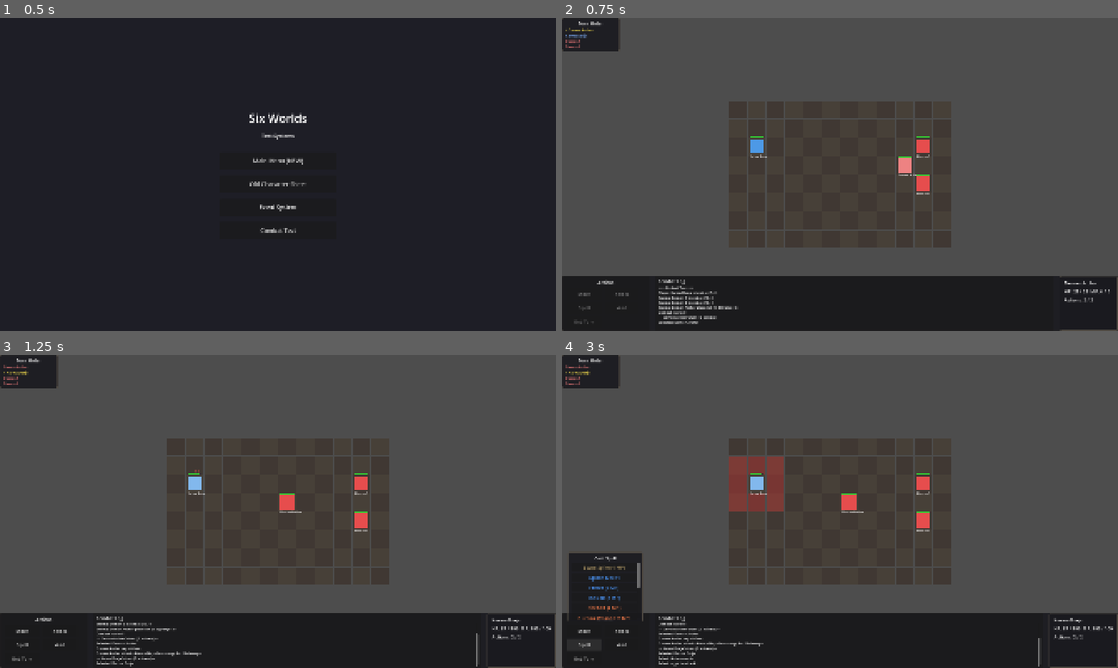
Above: before the commit, frames 1-4 (two rows, left to right).
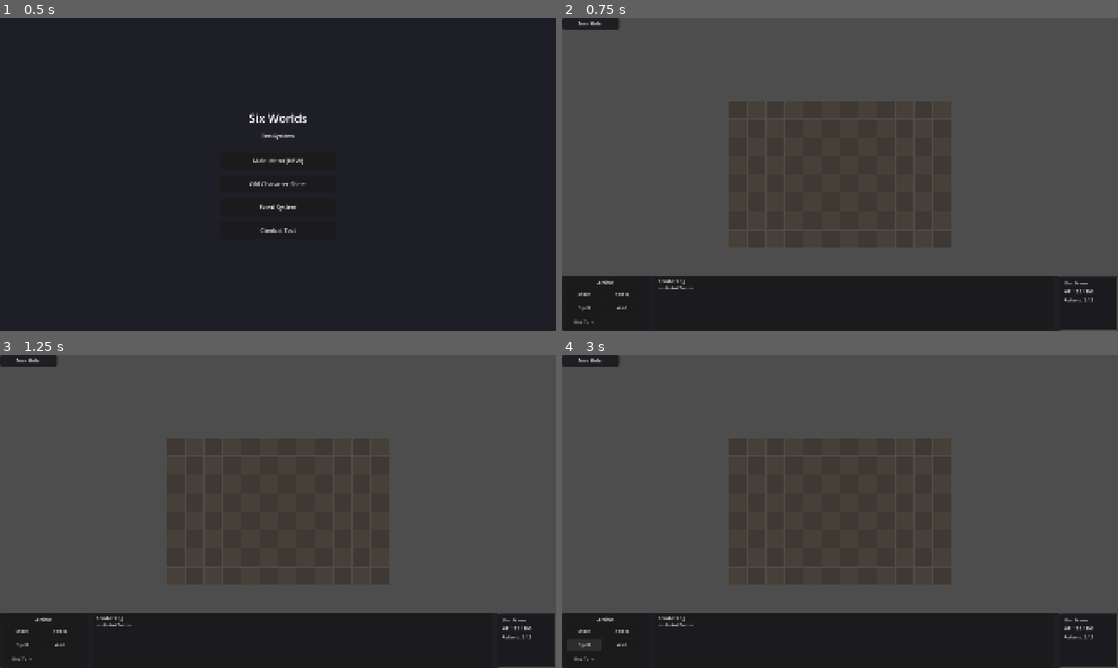
Above: after the commit, the same moments.

Repository: olstach/six_worlds
Game: Godot game, scene res://scenes/ui/test_launcher.tscn
The game is run twice, just before and just after one commit, with the same random seed, the same clock (stepped at 60 frames per second) and the same inputs.
Inputs:
- Up to frame 1 (0.5 s): no input
- Up to frame 2 (0.75 s): click "Combat Test" at 0.5 s
- Up to frame 3 (1.25 s): no input
- Up to frame 4 (3 s): click "Move" at 1.25 s; click "Attack" at 2 s; click "Spell" at 2.75 s

Frame 1 is identical in both runs. In frame 2, 2.0% of the frame differs, in the area x 0-99%, y 3-98%; in frame 3, 2.0%; in frame 4, 5.9%, in the area x 0-100%, y 3-100%.
Error after the commit: Parse Error: Identifier "status_effects" not declared in the current scope. (res://scripts/combat/combat_unit.gd:186)

Commit message:
implement status effect tick processing
- DoT effects (burning, poisoned, bleeding) deal damage at turn start
- Healing over time (regenerating) heals at turn start
- Incapacitating effects (frozen, stunned, knocked_down) skip turn
- Duration tracking and automatic effect expiration
- Visual status indicators on units (emoji icons)
- Buff/debuff duration tick processing
- New signals: status_effect_triggered, status_effect_expired
- New spells: Immolate (80% burn), Poison Dart (70% poison)
- Updated Fireball to have 40% burn chance
- Wanderer now has black:1 skill for testing

https://claude.ai/code/session_01J7UJjeK5yEf2VudmoBjT16

Diff:
--- a/resources/data/spells.json
+++ b/resources/data/spells.json
@@ -82,9 +82,36 @@
 			"targeting": "aoe_circle",
 			"aoe_radius": 1,
 			"effects": [
-				{"type": "damage", "element": "fire", "base_value": 18}
-			],
-			"description": "A classic explosive ball of fire that damages all in the area."
+				{"type": "damage", "element": "fire", "base_value": 18},
+				{"type": "status", "status": "burning", "duration": 2, "chance": 40}
+			],
+			"description": "A classic explosive ball of fire that damages all in the area. May ignite targets."
+		},
+		"immolate": {
+			"name": "Immolate",
+			"schools": ["fire", "sorcery"],
+			"level": 2,
+			"mana_cost": 8,
+			"range": 4,
+			"targeting": "single",
+			"effects": [
+				{"type": "damage", "element": "fire", "base_value": 6},
+				{"type": "status", "status": "burning", "duration": 3, "chance": 80}
+			],
+			"description": "Set the target ablaze with magical fire."
+		},
+		"poison_dart": {
+			"name": "Poison Dart",
+			"schools": ["black", "sorcery"],
+			"level": 1,
+			"mana_cost": 4,
+			"range": 5,
+			"targeting": "single",
+			"effects": [
+				{"type": "damage", "element": "physical", "base_value": 4},
+				{"type": "status", "status": "poisoned", "duration": 3, "chance": 70}
+			],
+			"description": "A dart coated in vile poison."
 		},
 		"burning_weapon": {
 			"name": "Burning Weapon",
--- a/scripts/autoload/character_system.gd
+++ b/scripts/autoload/character_system.gd
@@ -159,6 +159,7 @@
 			set_skill_level(character, "fire_magic", 2)  # For testing spells
 			set_skill_level(character, "sorcery", 2)     # For testing spells
 			set_skill_level(character, "white", 1)       # For testing healing
+			set_skill_level(character, "black", 1)       # For testing status effects
 		"scholar":
 			set_skill_level(character, "focus", 2)
 			set_skill_level(character, "sorcery", 1)
--- a/scripts/autoload/combat_manager.gd
+++ b/scripts/autoload/combat_manager.gd
@@ -21,6 +21,8 @@
 signal unit_bleeding_out(unit: Node, turns_remaining: int)
 signal action_used(unit: Node, actions_remaining: int)
 signal spell_cast(caster: Node, spell: Dictionary, targets: Array, results: Array)
+signal status_effect_triggered(unit: Node, effect_name: String, value: int, effect_type: String)
+signal status_effect_expired(unit: Node, effect_name: String)
 
 # Combat state
 var combat_active: bool = false
@@ -149,6 +151,21 @@
 			return
 
 		# Bleeding out units skip their turn
+		_advance_turn()
+		return
+
+	# Process status effects at turn start (DoT, healing, duration tick)
+	var skip_turn = _process_status_effects(unit)
+
+	# Check if unit died from status effect damage
+	if unit.current_hp <= 0 and not unit.is_bleeding_out:
+		_start_bleed_out(unit)
+		_advance_turn()
+		return
+
+	# Skip turn if incapacitated (frozen, stunned, knocked down)
+	if skip_turn:
+		print(unit.unit_name, " is incapacitated and cannot act!")
 		_advance_turn()
 		return
 
@@ -801,6 +818,115 @@
 	return removed
 
 
+## Process status effects at turn start
+## Returns true if the unit should skip their turn (incapacitated)
+func _process_status_effects(unit: Node) -> bool:
+	if not "status_effects" in unit or unit.status_effects.is_empty():
+		return false
+
+	var skip_turn = false
+	var effects_to_remove: Array[int] = []
+
+	for i in range(unit.status_effects.size()):
+		var effect = unit.status_effects[i]
+		var status_name = effect.get("status", "")
+		var effect_def = _status_effects.get(status_name, {})
+
+		# Process effect based on type
+		if effect_def.get("damage_per_turn", 0) > 0:
+			# Damage over time (burning, poisoned, bleeding)
+			var damage = effect_def.damage_per_turn
+			# Use value from effect if present (for variable damage)
+			if effect.get("value", 0) > 0:
+				damage = effect.value
+			var element = effect_def.get("element", "physical")
+			apply_damage(unit, damage, element)
+			status_effect_triggered.emit(unit, status_name, damage, "damage")
+			print("%s takes %d %s damage from %s!" % [unit.unit_name, damage, element, status_name])
+
+		elif effect_def.get("heal_per_turn", false):
+			# Healing over time (regenerating)
+			var heal_amount = effect.get("value", 5)  # Default 5 if not specified
+			unit.heal(heal_amount)
+			unit_healed.emit(unit, heal_amount)
+			status_effect_triggered.emit(unit, status_name, heal_amount, "heal")
+			print("%s regenerates %d HP!" % [unit.unit_name, heal_amount])
+
+		# Check for incapacitating effects
+		if effect_def.get("blocks_actions", false):
+			skip_turn = true
+
+		# Decrement duration
+		effect.duration -= 1
+
+		# Mark for removal if expired
+		if effect.duration <= 0:
+			effects_to_remove.append(i)
+
+	# Remove expired effects (in reverse order to maintain indices)
+	effects_to_remove.reverse()
+	for idx in effects_to_remove:
+		var expired_effect = unit.status_effects[idx]
+		var status_name = expired_effect.get("status", "")
+		unit.status_effects.remove_at(idx)
+		status_effect_expired.emit(unit, status_name)
+		print("%s is no longer %s" % [unit.unit_name, status_name])
+
+	# Also process stat modifiers (buff/debuff duration tick)
+	_process_stat_modifiers(unit)
+
+	return skip_turn
+
+
+## Process stat modifier durations
+func _process_stat_modifiers(unit: Node) -> void:
+	if not "stat_modifiers" in unit or unit.stat_modifiers.is_empty():
+		return
+
+	var to_remove: Array[int] = []
+
+	for i in range(unit.stat_modifiers.size()):
+		var mod = unit.stat_modifiers[i]
+		mod.duration -= 1
+
+		if mod.duration <= 0:
+			to_remove.append(i)
+			print("%s: %s modifier expired" % [unit.unit_name, mod.stat])
+
+	# Remove expired modifiers
+	to_remove.reverse()
+	for idx in to_remove:
+		unit.stat_modifiers.remove_at(idx)
+
+
+## Check if unit is currently incapacitated by status effects
+func is_unit_incapacitated(unit: Node) -> bool:
+	if not "status_effects" in unit:
+		return false
+
+	for effect in unit.status_effects:
+		var status_name = effect.get("status", "")
+		var effect_def = _status_effects.get(status_name, {})
+		if effect_def.get("blocks_actions", false):
+			return true
+
+	return false
+
+
+## Check if unit can move (not blocked by effects)
+func can_unit_move(unit: Node) -> bool:
+	if not "status_effects" in unit:
+		return true
+
+	for effect in unit.status_effects:
+		var status_name = effect.get("status", "")
+		var effect_def = _status_effects.get(status_name, {})
+		if effect_def.get("blocks_movement", false):
+			return false
+
+	return true
+
+
 ## Get valid target positions for a spell
 func get_spell_targets(caster: Node, spell_id: String) -> Array[Vector2i]:
 	var spell = get_spell(spell_id)
--- a/scripts/combat/combat_arena.gd
+++ b/scripts/combat/combat_arena.gd
@@ -132,6 +132,10 @@
 
 	# Connect spell cast signal
 	CombatManager.spell_cast.connect(_on_spell_cast)
+
+	# Connect status effect signals
+	CombatManager.status_effect_triggered.connect(_on_status_effect_triggered)
+	CombatManager.status_effect_expired.connect(_on_status_effect_expired)
 
 	# Hide spell panel initially
 	spell_panel.hide()
@@ -756,6 +760,9 @@
 					"status":
 						if effect.applied:
 							_log_message("  %s is now %s!" % [target.unit_name, effect.status])
+							# Update target visuals to show status icon
+							if target.has_method("_update_visuals"):
+								target._update_visuals()
 					"revive":
 						_log_message("  %s is revived with %d HP!" % [target.unit_name, effect.hp])
 					"lifesteal":
@@ -764,6 +771,31 @@
 	_update_action_buttons()
 	if selected_unit:
 		_show_unit_info(selected_unit)
+
+
+func _on_status_effect_triggered(unit: Node, effect_name: String, value: int, effect_type: String) -> void:
+	# Log status effect damage/healing
+	match effect_type:
+		"damage":
+			_log_message("  %s takes %d damage from %s!" % [unit.unit_name, value, effect_name])
+		"heal":
+			_log_message("  %s regenerates %d HP!" % [unit.unit_name, value])
+
+	# Update unit visuals to show status icons
+	if unit.has_method("_update_visuals"):
+		unit._update_visuals()
+
+	_update_turn_order_display()
+	if selected_unit == unit:
+		_show_unit_info(unit)
+
+
+func _on_status_effect_expired(unit: Node, effect_name: String) -> void:
+	_log_message("  %s is no longer %s" % [unit.unit_name, effect_name])
+
+	# Update unit visuals
+	if unit.has_method("_update_visuals"):
+		unit._update_visuals()
 
 
 # ============================================
--- a/scripts/combat/combat_unit.gd
+++ b/scripts/combat/combat_unit.gd
@@ -176,8 +176,54 @@
 		name_label.text = unit_name
 
 	if status_indicator:
+		var status_text = ""
+
+		# Show bleed-out status
 		if is_bleeding_out:
-			status_indicator.text = "!" + str(bleed_out_turns)
+			status_text = "!" + str(bleed_out_turns)
+			status_indicator.add_theme_color_override("font_color", Color.RED)
+		# Show status effects
+		elif "status_effects" in self and not status_effects.is_empty():
+			var icons: Array[String] = []
+			for effect in status_effects:
+				var status_name = effect.get("status", "")
+				# Use short icons/abbreviations for each status
+				match status_name:
+					"burning":
+						icons.append("🔥")
+					"poisoned":
+						icons.append("☠")
+					"bleeding":
+						icons.append("💧")
+					"frozen":
+						icons.append("❄")
+					"stunned":
+						icons.append("⚡")
+					"knocked_down":
+						icons.append("⬇")
+					"regenerating":
+						icons.append("💚")
+					"feared":
+						icons.append("😨")
+					_:
+						icons.append("•")
+			status_text = "".join(icons)
+			# Color based on effect type (negative = red, positive = green)
+			var has_positive = false
+			var has_negative = false
+			for effect in status_effects:
+				var s = effect.get("status", "")
+				if s == "regenerating":
+					has_positive = true
+				else:
+					has_negative = true
+			if has_negative:
+				status_indicator.add_theme_color_override("font_color", Color(1.0, 0.5, 0.3))
+			elif has_positive:
+				status_indicator.add_theme_color_override("font_color", Color(0.3, 1.0, 0.5))
+
+		if status_text != "":
+			status_indicator.text = status_text
 			status_indicator.show()
 		else:
 			status_indicator.hide()
Not shown, changed: TODO.md
